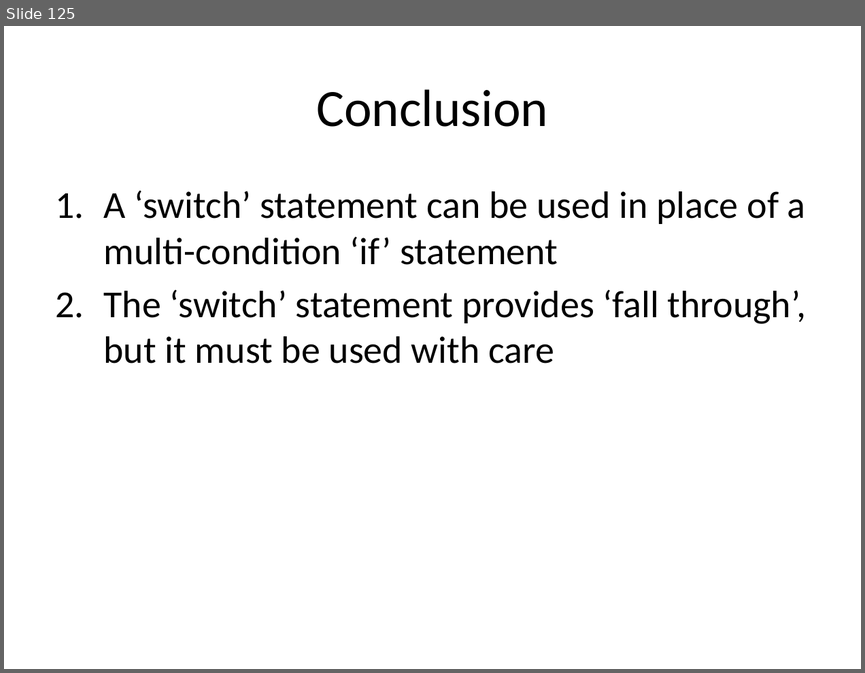
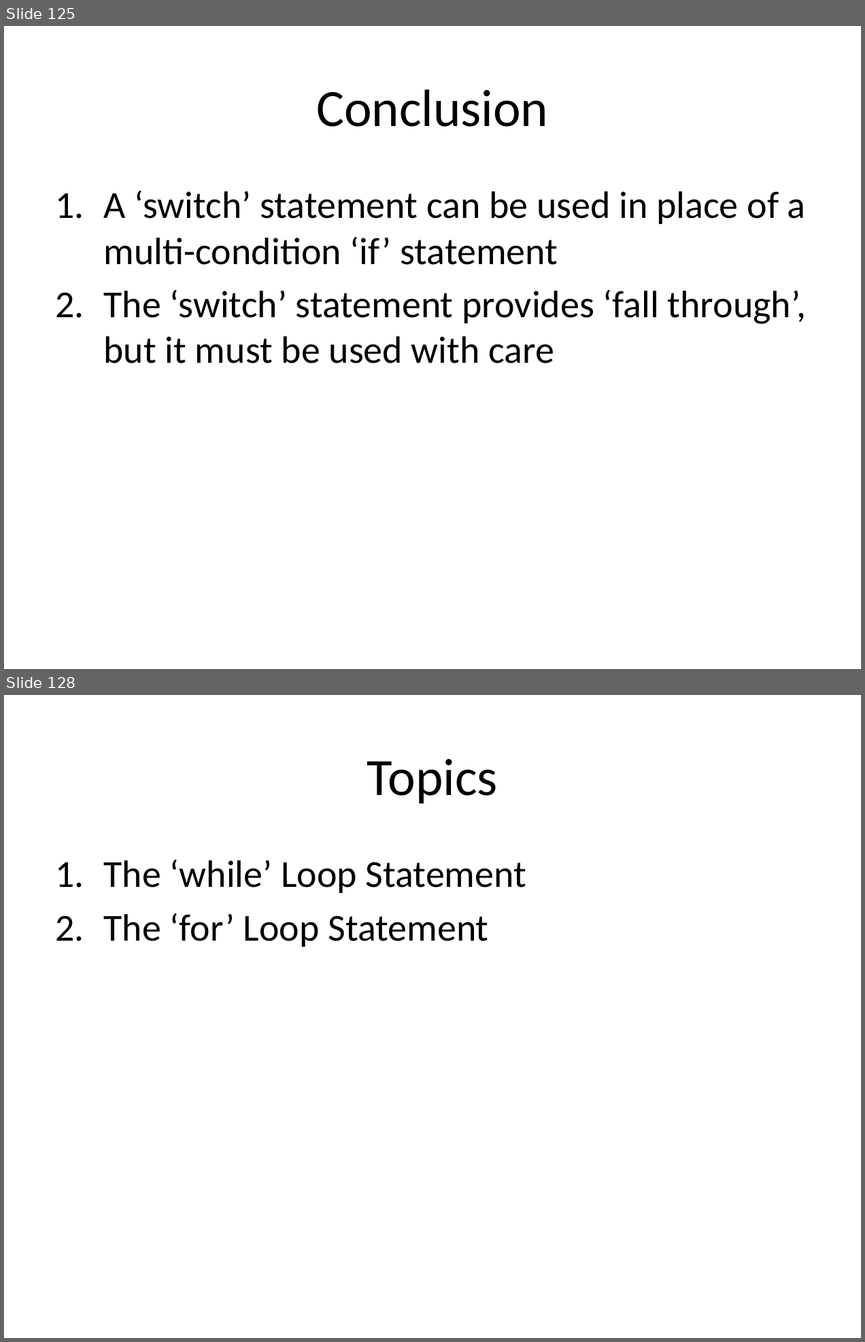
Before and after one commit to xiliax/web-programming-fundamentals, a slide deck: docs/learn-computer-programming.pptx. Shown one above the other, each under a label of ours: slide 125 before the commit, slides 125 and 128 after it; the slides between them are not shown. The pictures are 865x673 and 865x1342 pixels, drawn with LibreOffice and Linux fonts; fonts in the diff are those of the drawing. Boxes give left, top, right and bottom in pixels: in the first picture for what was removed or moved away, otherwise in the second. Text is boxed around its words. In the diff, an @@ line names an element or a change of style, - is before the commit and + after.

```diff
--- a/docs/learn-computer-programming.pptx
+++ b/docs/learn-computer-programming.pptx
@@ slide 128 added at [4, 695, 861, 1338], background #FFFFFF @@
@@ title added at [367, 759, 498, 804], 44 pt, text #000000 @@
+Topics
@@ text added at [103, 860, 526, 947], 32 pt, text #000000 @@
+1. The ‘while’ Loop Statement
+2. The ‘for’ Loop Statement
```
Also in this commit, not shown: 17 other slides added, 26 other files.
